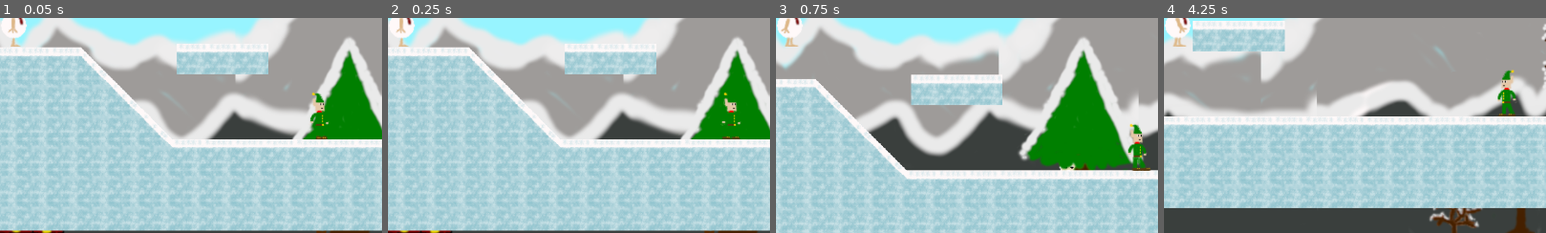
Above: before the commit, frames 1-4 (left to right).
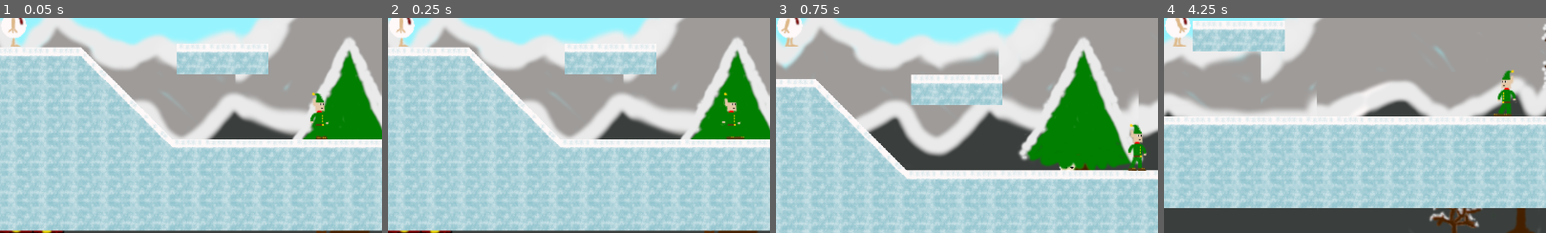
Above: after the commit, the same moments.

Repository: FeelZoR/Geta-GJ-13
Game: Godot game, scene res://src/Levels/Level2.tscn
Two runs of this game, one before a commit and one after it. Both use one fixed random seed, a clock stepped at 60 frames per second and the inputs below. This scene is started directly instead of the project's main scene. Sound files missing from this copy of the repository are replaced by a short silence.
Inputs (mouse positions are % of the whole screen's width and height, from its top left):
- Up to frame 1 (0.05 s): no input
- Up to frame 2 (0.25 s): no input
- Up to frame 3 (0.75 s): tap Enter (ui_accept) at 0.5 s; move the mouse to (72, 45) at 0.52 s; hold D (move_right) from 0.53 s (still down); hold Space (jump) from 0.53 s (still down); click (72, 45) at 0.67 s
- Up to frame 4 (4.25 s): move the mouse to (30, 55) at 1.27 s; release Space (jump) at 1.28 s; click (30, 55) at 1.35 s; tap Space (jump) at 1.52, 1.55, 1.82, 3.02, 3.05, 3.32 s; move the mouse to (60, 28) at 2.02 s; release D (move_right) at 2.03 s; hold Q (move_left) 2.03-2.78 s; hold Space (jump) 2.03-2.78 s; move the mouse to (45, 70) at 2.77 s; hold D (move_right) from 2.78 s (still down); click (45, 70) at 2.85 s; move the mouse to (80, 65) at 3.52 s; hold Space (jump) from 3.53 s (still down); tap Escape (pause) at 4.15 s
The pictures show only the part of the screen within x 48-98%, y 50-100%; the shares and areas given below are measured in that part.

Frame 1 is identical in both runs. In frame 2, less than 0.1% of the frame differs, in the area x 87-94%, y 55-57%; in frame 3, 0.2%, in the area x 92-98%, y 64-72%; in frame 4, 0.1%.
Error in both runs: Invalid call. Nonexistent function 'start_tutorial' in base 'Node (Level2.gd)'. (res://src/Entities/Enemy.gd:70)

Commit message:
Create win screen

Diff:
--- a/assets/localization/translations.csv
+++ b/assets/localization/translations.csv
@@ -77,3 +77,59 @@
 aim_angle,Angle,Angle
 aim_position_hint,"You click where the snowball has to fall. If the click is too far for your strength, an approximate position is used.","Tu cliques à l'endroit où doit aller la boule de neige. Si cette position est trop éloignée pour ta force, une position approximative est utilisée."
 aim_angle_hint,The launch angle is calculated between your character and your click. The snowball probably won't reach your cursor's location.,L'angle de tir est calculé entre ton personnage et la position du clic. Il est probable que la boule de neige n'atteigne jamais ton curseur.
+congrats_title,Congratulations!,Félicitations !
+win_desc,"You managed to escape from Santa!
+
+You may now warn other snowmen about his evil plan...
+and maybe start a riot.
+
+You proved that you are stronger than Santa.
+And now is time for revenge.","Tu as réussi à échapper au Père Noël !
+
+Ton prochain objectif est d'avertir les autres bonshommes de neige
+de son plan machiavélique... et peut-être commencer une révolution !
+
+Tu as prouvé que tu étais plus fort que lui.
+Et il est désormais temps de prendre ta revanche."
+credits_title,Credits,Crédits
+credits_desc,"Thanks for playing!
+This game was made for Geta Game Jam #13.
+
+Made by Feelzor - Developer
+And Holowa - Graphics Designer
+
+Special thanks to:
+- Dharma Type for Bebas Neue font
+- Jehoo Creative for Tomodachy font
+- Typographer Mediengesstaltung for Snowtop Caps Font
+
+- mrickey13 for the throwing sound
+- kianda for the power-up sound
+- Leszek_Swary for the hitting sound
+- finix473 for the UI click sound
+- cabled_mess for the jumping sound
+- DL_sounds for the different background musics
+
+- Dan Sevenstar -DontMind8- for the heart assets
+
+You can find all links in Credits.txt","Merci d'avoir joué !
+Ce jeu a été créé pour la Geta Game Jam #13.
+
+Fait par Feelzor - Développeur
+Et Holowa - Design Graphique
+
+Et tous nos remerciements à :
+- Dharma Type pour la police Bebas Neue
+- Jehoo Creative pour la police Tomodachy
+- Typographer Mediengesstaltung pour la police Snowtop Caps
+
+- mrickey13 pour le son de jet de neige
+- kianda pour le son de bonus
+- Leszek_Swary pour le son de blessure
+- finix473 pour le son de clic UI
+- cabled_mess pour le son de saut
+- DL_sounds pour tous les sons d'ambiance
+
+- Dan Sevenstar -DontMind8- pour la barre de vie
+
+Tous les liens sont présents dans Credits.txt"
--- a/src/Entities/Enemy.tscn
+++ b/src/Entities/Enemy.tscn
@@ -55,7 +55,7 @@
 scale = Vector2( 1.5, 1.5 )
 frames = SubResource( 4 )
 animation = "Walking"
-frame = 1
+frame = 3
 
 [node name="Hitbox" parent="." index="2"]
 position = Vector2( 0, 7.63452 )
--- a/src/Game.gd
+++ b/src/Game.gd
@@ -9,6 +9,7 @@
 onready var _health_bar = $HUD/Health_bar
 onready var _levels = $Levels
 onready var _loading = $HUD/Loading
+onready var _hud = $HUD
 
 var _curr_level = null
 
--- a/src/Levels/Level1.tscn
+++ b/src/Levels/Level1.tscn
@@ -80,9 +80,9 @@
 position = Vector2( 306.815, 619.577 )
 shape = SubResource( 4 )
 
-[node name="Area2D" type="Area2D" parent="Events" index="1"]
+[node name="EndLevel" type="Area2D" parent="Events" index="1"]
 
-[node name="CollisionShape2D" type="CollisionShape2D" parent="Events/Area2D" index="0"]
+[node name="CollisionShape2D" type="CollisionShape2D" parent="Events/EndLevel" index="0"]
 position = Vector2( 3660.61, -111.271 )
 shape = SubResource( 5 )
 
@@ -91,4 +91,4 @@
 [connection signal="body_entered" from="Boosts/Boost_jmp/BoostTutorial" to="Boosts/Boost_jmp/BoostTutorial" method="_on_BoostTutorial_body_entered"]
 [connection signal="body_entered" from="Map/Platform/PlatformTutorial" to="Map/Platform/PlatformTutorial" method="_on_PlatformTutorial_body_entered"]
 [connection signal="body_entered" from="Events/BeginTutorial" to="Events/BeginTutorial" method="_on_BeginTutorial_body_entered"]
-[connection signal="body_entered" from="Events/Area2D" to="." method="_on_Area2D_body_entered"]
+[connection signal="body_entered" from="Events/EndLevel" to="." method="_on_Area2D_body_entered"]
--- a/src/Levels/Level2.gd
+++ b/src/Levels/Level2.gd
@@ -3,3 +3,7 @@
 func _on_Teleporter_body_entered(body):
 	if body is Player:
 		$Player.global_position = $Events/Teleporter/Position2D.global_position
+
+func _on_NextLevel_body_entered(body):
+	if body is Player:
+		get_tree().change_scene("res://src/UI/Win.tscn")
--- a/src/Levels/Level2.tscn
+++ b/src/Levels/Level2.tscn
@@ -50,6 +50,15 @@
 
 [node name="Level2" instance=ExtResource( 1 )]
 script = ExtResource( 5 )
+
+[node name="Boost_spd" parent="Boosts" index="0" instance=ExtResource( 4 )]
+position = Vector2( 2659.48, 143.128 )
+
+[node name="Boost_str" parent="Boosts" index="1" instance=ExtResource( 7 )]
+position = Vector2( 4042.76, -130.071 )
+
+[node name="Boost_spd2" parent="Boosts" index="2" instance=ExtResource( 4 )]
+position = Vector2( 4963.26, 300.869 )
 
 [node name="TileMap" parent="Map" index="0"]
 tile_data = PoolIntArray( -1245047, 536870912, 0, -1245046, 536870912, 0, -1245045, 536870912, 0, -1245044, 536870912,  …(20547 unchanged characters)…
@@ -107,22 +116,13 @@
 max_distance = 100
 reload_time = 2.5
 
-[node name="Boost_spd" parent="Boosts" index="0" instance=ExtResource( 4 )]
-position = Vector2( 2659.48, 143.128 )
-
-[node name="Boost_str" parent="Boosts" index="1" instance=ExtResource( 7 )]
-position = Vector2( 4042.76, -130.071 )
-
-[node name="Boost_spd2" parent="Boosts" index="2" instance=ExtResource( 4 )]
-position = Vector2( 4963.26, 300.869 )
-
 [node name="Events" type="Node" parent="." index="4"]
 
 [node name="Teleporter" type="Area2D" parent="Events" index="0"]
 
 [node name="CollisionShape2D" type="CollisionShape2D" parent="Events/Teleporter" index="0"]
 position = Vector2( 2970.06, 488.085 )
-shape = SubResource( 2 )
+shape = SubResource( 3 )
 
 [node name="Position2D" type="Position2D" parent="Events/Teleporter" index="1"]
 position = Vector2( 2723.78, 116.321 )
@@ -136,3 +136,4 @@
 [node name="BGM" parent="." index="6"]
 stream = ExtResource( 6 )
 [connection signal="body_entered" from="Events/Teleporter" to="." method="_on_Teleporter_body_entered"]
+[connection signal="body_entered" from="Events/NextLevel" to="." method="_on_NextLevel_body_entered"]
--- a/src/UI/Menus/Settings/GeneralSettings.gd
+++ b/src/UI/Menus/Settings/GeneralSettings.gd
@@ -48,7 +48,7 @@
 func _on_pressed():
 	click_sound.play()
 
-func _on_Value_item_selected(index):
+func _on_Value_item_selected(_index):
 	click_sound.play()
 
 func set_in_game():
--- /dev/null
+++ b/src/UI/Win.gd
@@ -0,0 +1,17 @@
+extends ColorRect
+
+onready var text = $Text
+onready var visibility = $Text/Visibility
+
+func _ready():
+	visibility.set_rect(Rect2(Vector2.ZERO, text.rect_size))
+
+func close():
+	get_tree().change_scene("res://src/UI/Menus/MainMenu.tscn")
+
+func _input(event):
+	if event.is_action_pressed("pause"):
+		close()
+
+func _on_Visibility_screen_exited():
+	close()
--- /dev/null
+++ b/src/UI/Win.tscn
@@ -0,0 +1,115 @@
+[gd_scene load_steps=10 format=2]
+
+[ext_resource path="res://assets/graphics/Entities/enemy.png" type="Texture" id=1]
+[ext_resource path="res://assets/graphics/Entities/player.png" type="Texture" id=2]
+[ext_resource path="res://assets/theme/fonts/SnowtopCaps.ttf" type="DynamicFontData" id=3]
+[ext_resource path="res://assets/theme/fonts/Big_title.tres" type="DynamicFont" id=4]
+[ext_resource path="res://assets/theme/fonts/Text_desc_font.tres" type="DynamicFont" id=5]
+[ext_resource path="res://src/UI/Win.gd" type="Script" id=6]
+[ext_resource path="res://assets/audio/BGM/ambient_piano.wav" type="AudioStream" id=7]
+
+[sub_resource type="DynamicFont" id=2]
+size = 80
+extra_spacing_char = 4
+extra_spacing_space = 10
+font_data = ExtResource( 3 )
+
+[sub_resource type="Animation" id=1]
+resource_name = "scroll"
+length = 60.0
+tracks/0/type = "value"
+tracks/0/path = NodePath(".:rect_position")
+tracks/0/interp = 1
+tracks/0/loop_wrap = true
+tracks/0/imported = false
+tracks/0/enabled = true
+tracks/0/keys = {
+"times": PoolRealArray( 0, 60 ),
+"transitions": PoolRealArray( 1, 1 ),
+"update": 0,
+"values": [ Vector2( 0, 720 ), Vector2( 0, -2000 ) ]
+}
+
+[node name="WinScreen" type="ColorRect"]
+anchor_right = 1.0
+anchor_bottom = 1.0
+color = Color( 0.0196078, 0.0196078, 0.0196078, 1 )
+script = ExtResource( 6 )
+__meta__ = {
+"_edit_use_anchors_": false
+}
+
+[node name="Sprite" type="Sprite" parent="."]
+position = Vector2( 150, 375 )
+scale = Vector2( 1.5, 1.5 )
+texture = ExtResource( 2 )
+hframes = 5
+frame = 2
+
+[node name="Sprite2" type="Sprite" parent="."]
+position = Vector2( 1130, 375 )
+scale = Vector2( -1.5, 1.5 )
+texture = ExtResource( 1 )
+hframes = 3
+frame = 1
+
+[node name="Text" type="VBoxContainer" parent="."]
+anchor_right = 1.0
+anchor_bottom = 1.0
+margin_top = 720.0
+margin_bottom = 725.0
+custom_constants/separation = 50
+__meta__ = {
+"_edit_use_anchors_": false
+}
+
+[node name="Congrats" type="Label" parent="Text"]
+margin_right = 1280.0
+margin_bottom = 104.0
+custom_fonts/font = SubResource( 2 )
+text = "congrats_title"
+align = 1
+valign = 1
+
+[node name="Desc" type="Label" parent="Text"]
+margin_top = 154.0
+margin_right = 1280.0
+margin_bottom = 171.0
+custom_fonts/font = ExtResource( 5 )
+custom_constants/line_spacing = 8
+text = "win_desc"
+align = 1
+
+[node name="Credits" type="VBoxContainer" parent="Text"]
+margin_top = 221.0
+margin_right = 1280.0
+margin_bottom = 320.0
+
+[node name="Credits_title" type="Label" parent="Text/Credits"]
+margin_right = 1280.0
+margin_bottom = 78.0
+custom_fonts/font = ExtResource( 4 )
+text = "credits_title"
+align = 1
+
+[node name="Label" type="Label" parent="Text/Credits"]
+margin_top = 82.0
+margin_right = 1280.0
+margin_bottom = 99.0
+custom_fonts/font = ExtResource( 5 )
+custom_constants/line_spacing = 8
+text = "credits_desc"
+align = 1
+
+[node name="AnimationPlayer" type="AnimationPlayer" parent="Text"]
+autoplay = "scroll"
+anims/scroll = SubResource( 1 )
+
+[node name="Visibility" type="VisibilityNotifier2D" parent="Text"]
+rect = Rect2( 0, 0, 20, 20 )
+
+[node name="BGM" type="AudioStreamPlayer" parent="."]
+stream = ExtResource( 7 )
+autoplay = true
+bus = "BGM"
+[connection signal="screen_exited" from="Text/Visibility" to="." method="_on_Visibility_screen_exited"]
Not shown, changed: Credits.txt
Not shown, added: assets/audio/BGM/ambient_piano.wav.import
Binary file changed: assets/localization/translations.en.translation
Binary file changed: assets/localization/translations.fr.translation
Not shown: 3 places in src/Levels/Level2.tscn that only renumber resources
Not shown, added: assets/audio/BGM/ambient_piano.wav
